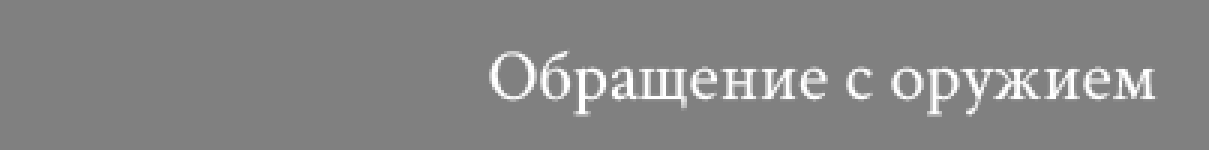
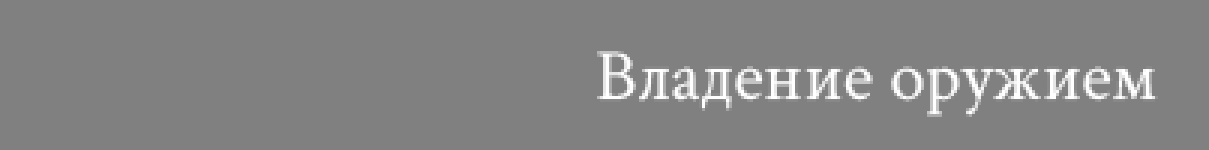
Before/after of a 1209 × 150 layered artwork. What changed in the layer stack:
renamed "Обращение с оружием" to "Владение оружием", painted on it over left=489, top=48, right=873, bottom=117
